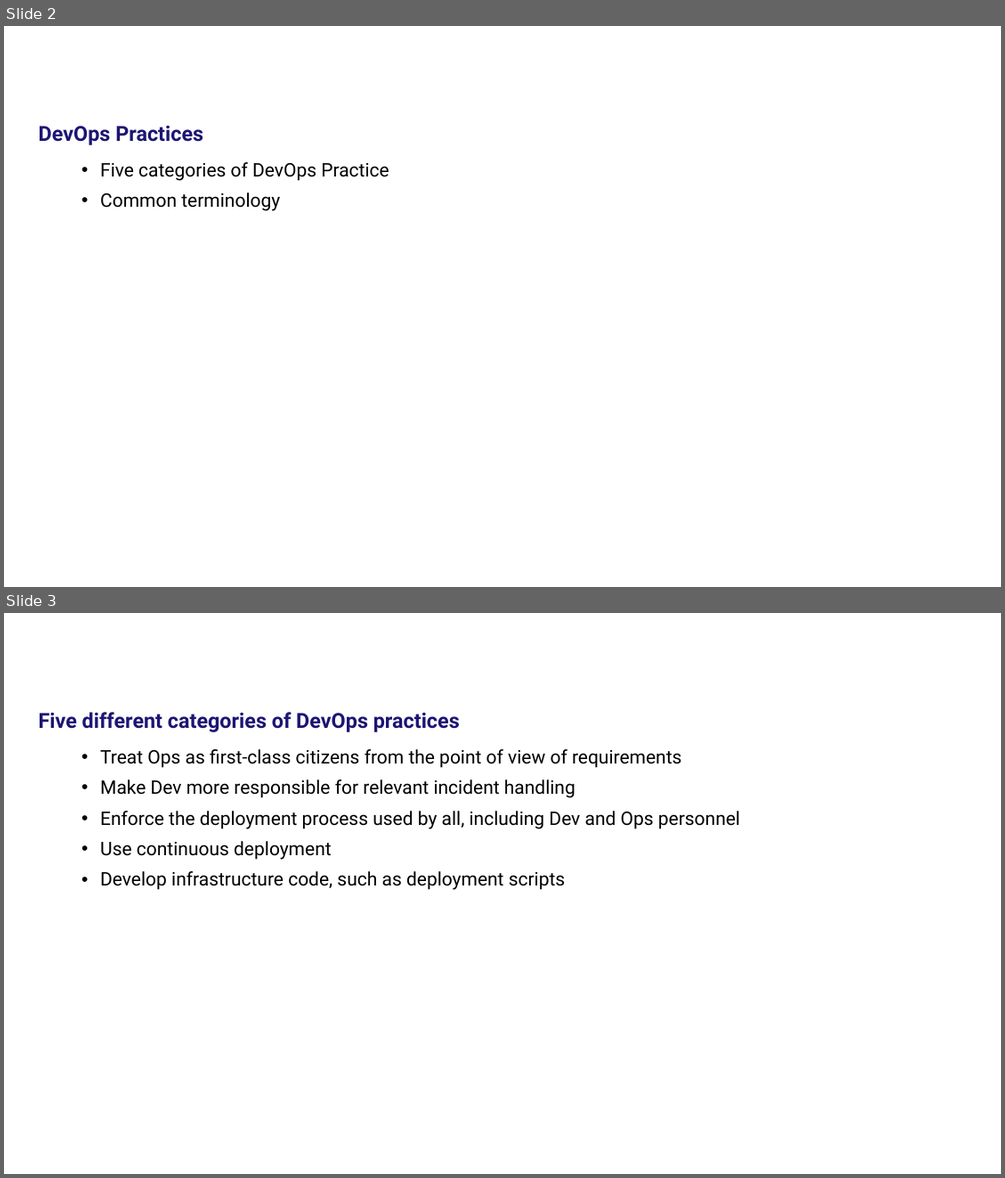
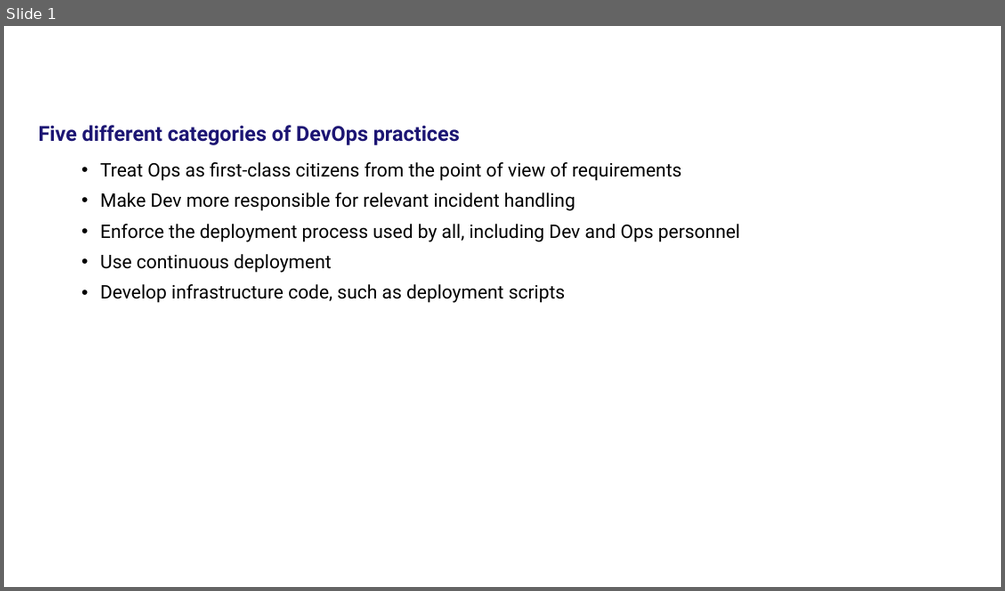
Before and after one commit to AbidKhan01ak/Mtech-7th-Sem, a slide deck: Devops/Recorded Lectures/1426832_81212_ls1.3_v2_devops practices.pptx. Shown one above the other, each under a label of ours: slides 2 and 3 before the commit, slide 1 after it. The pictures are 1005x1178 and 1005x591 pixels, drawn with LibreOffice and Linux fonts; fonts in the diff are those of the drawing; background and template pictures are left out. Boxes give left, top, right and bottom in pixels: in the first picture for what was removed or moved away, otherwise in the second. Text is boxed around its words. In the diff, an @@ line names an element or a change of style, - is before the commit and + after.

```diff
--- a/Devops/Recorded Lectures/1426832_81212_ls1.3_v2_devops practices.pptx
+++ b/Devops/Recorded Lectures/1426832_81212_ls1.3_v2_devops practices.pptx
@@ slide 2 removed at (4,26,1001,587), background #FFFFFF @@
@@ title removed at (73,39,834,103) @@
-Agenda
@@ text removed at (39,126,203,145) @@
-DevOps Practices
@@ text removed at (100,162,388,211) @@
-• Five categories of DevOps Practice
-• Common terminology
@@ what was slide 3 is now slide 1 @@
```
Also in this commit, not shown: 2 other slides removed, 11 other files.
